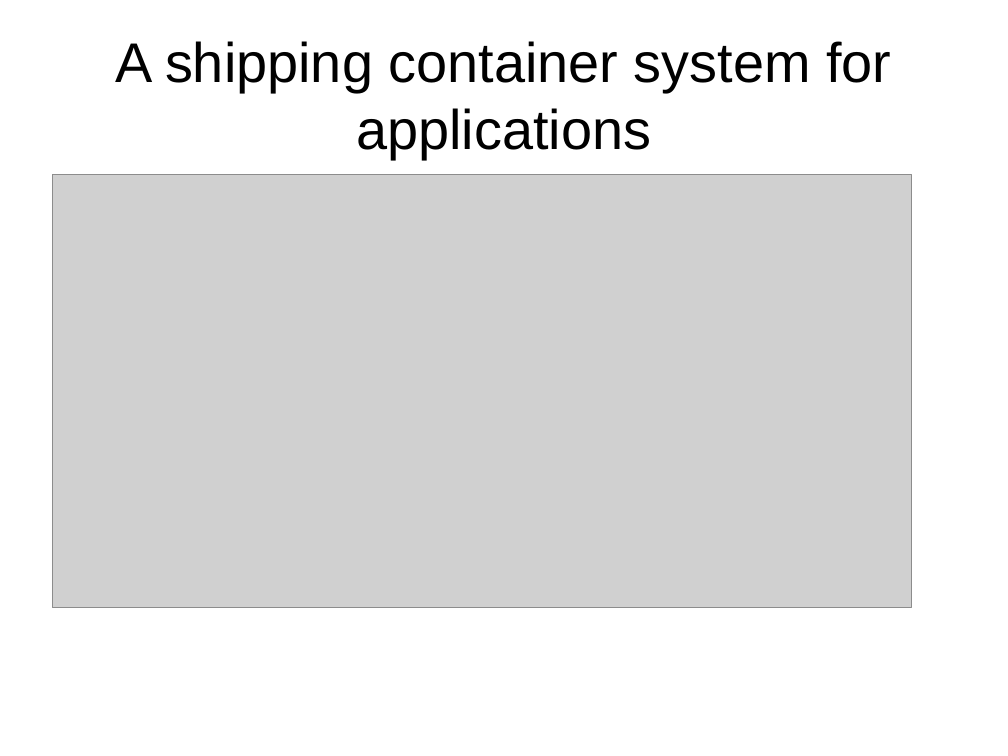
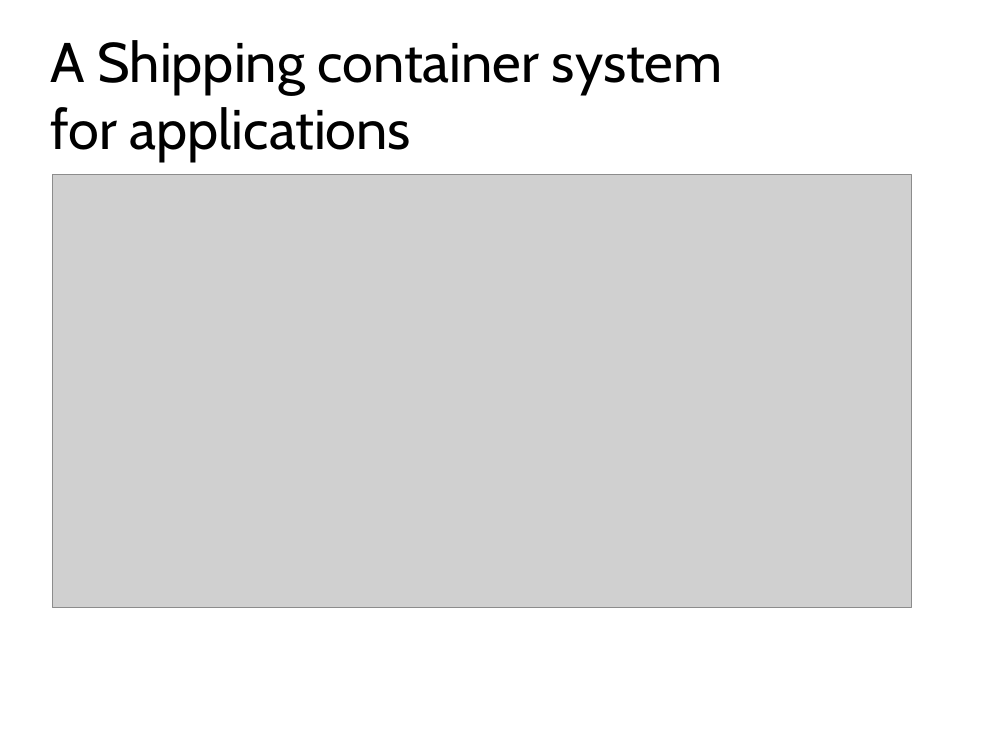
Before and after one commit to CodeChix-OpenSource/DockerIntro, a slide deck: slide 11 of slides/DockerIntro.pptx. Drawn at 1008x756 pixels with LibreOffice and Linux fonts; fonts in the diff are those of the drawing; grey boxes stand for pictures; background and template pictures are left out. Boxes give left, top, right and bottom in pixels: in the first picture for what was removed or moved away, otherwise in the second. Text is boxed around its words. In the diff, an @@ line names an element or a change of style, - is before the commit and + after.

```diff
--- a/slides/DockerIntro.pptx
+++ b/slides/DockerIntro.pptx
@@ text at bbox=[50, 40, 722, 161]: text changed; font Arial to Cabin @@
-A shipping container system for applications
+A Shipping container system
+for applications
```
Also in this commit, not shown: 25 other slides changed.
